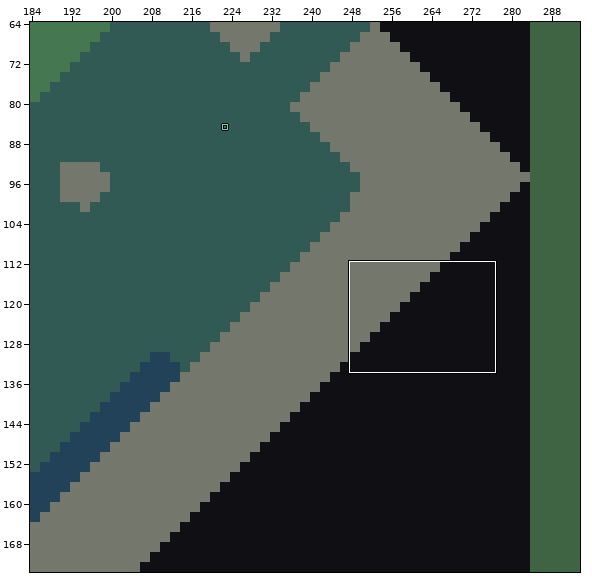
LDtk project, stored at game/content/maps/world.ldtk. Above: a wide view before the commit, with the close-up outlined.
Close-up. Old version:
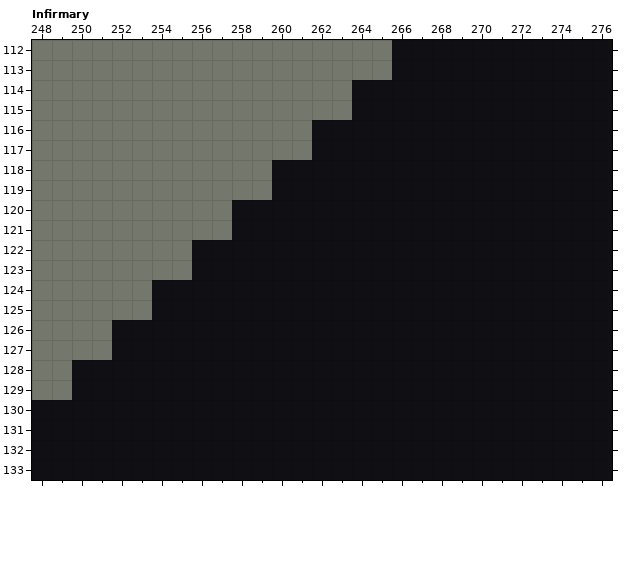
Cells are 10x10 px. Shown: Infirmary x 248..276, y 112..133. The commit also changed other parts of the map, which this record leaves out. The old version is drawn lined up with the new one.
And afterwards:
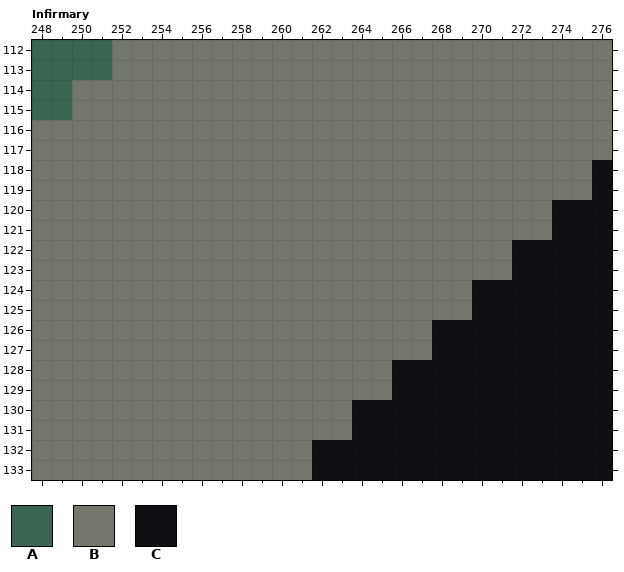
Key: from "Height": A 14 "t14"; from "Terrain": B 1 "rock", C 2 "void".
_ is an empty cell.
Change:
{"change": "map size 284x286 -> 294x294 cells"}
{"where": "layer \"Height\""}
{"y":112,"x":248,"old":"____","new":"AAAA"}
{"y":113,"x":248,"old":"____","new":"AAAA"}
{"y":114,"x":248,"old":"__","new":"AA"}
{"y":115,"x":248,"old":"__","new":"AA"}
{"where": "layer \"Terrain\""}
{"y":112,"x":248,"old":"BBBB","new":"____"}
{"y":112,"x":266,"old":"CCCCCCCCCCC","new":"BBBBBBBBBBB"}
{"y":113,"x":248,"old":"BBBB","new":"____"}
{"y":113,"x":266,"old":"CCCCCCCCCCC","new":"BBBBBBBBBBB"}
{"y":114,"x":248,"old":"BB","new":"__"}
{"y":114,"x":264,"old":"CCCCCCCCCCCCC","new":"BBBBBBBBBBBBB"}
{"y":115,"x":248,"old":"BB","new":"__"}
{"y":115,"x":264,"old":"CCCCCCCCCCCCC","new":"BBBBBBBBBBBBB"}
{"y":116,"x":262,"old":"CCCCCCCCCCCCCCC","new":"BBBBBBBBBBBBBBB"}
{"y":117,"x":262,"old":"CCCCCCCCCCCCCCC","new":"BBBBBBBBBBBBBBB"}
{"y":118,"x":260,"old":"CCCCCCCCCCCCCCCC","new":"BBBBBBBBBBBBBBBB"}
{"y":119,"x":260,"old":"CCCCCCCCCCCCCCCC","new":"BBBBBBBBBBBBBBBB"}
{"y":120,"x":258,"old":"CCCCCCCCCCCCCCCC","new":"BBBBBBBBBBBBBBBB"}
{"y":121,"x":258,"old":"CCCCCCCCCCCCCCCC","new":"BBBBBBBBBBBBBBBB"}
{"y":122,"x":256,"old":"CCCCCCCCCCCCCCCC","new":"BBBBBBBBBBBBBBBB"}
{"y":123,"x":256,"old":"CCCCCCCCCCCCCCCC","new":"BBBBBBBBBBBBBBBB"}
{"y":124,"x":254,"old":"CCCCCCCCCCCCCCCC","new":"BBBBBBBBBBBBBBBB"}
{"y":125,"x":254,"old":"CCCCCCCCCCCCCCCC","new":"BBBBBBBBBBBBBBBB"}
{"y":126,"x":252,"old":"CCCCCCCCCCCCCCCC","new":"BBBBBBBBBBBBBBBB"}
{"y":127,"x":252,"old":"CCCCCCCCCCCCCCCC","new":"BBBBBBBBBBBBBBBB"}
{"y":128,"x":250,"old":"CCCCCCCCCCCCCCCC","new":"BBBBBBBBBBBBBBBB"}
{"y":129,"x":250,"old":"CCCCCCCCCCCCCCCC","new":"BBBBBBBBBBBBBBBB"}
{"y":130,"x":248,"old":"CCCCCCCCCCCCCCCC","new":"BBBBBBBBBBBBBBBB"}
{"y":131,"x":248,"old":"CCCCCCCCCCCCCCCC","new":"BBBBBBBBBBBBBBBB"}
{"y":132,"x":248,"old":"CCCCCCCCCCCCCC","new":"BBBBBBBBBBBBBB"}
{"y":133,"x":248,"old":"CCCCCCCCCCCCCC","new":"BBBBBBBBBBBBBB"}
{"label":"changed","picture_box":[32,40,612,480]}
